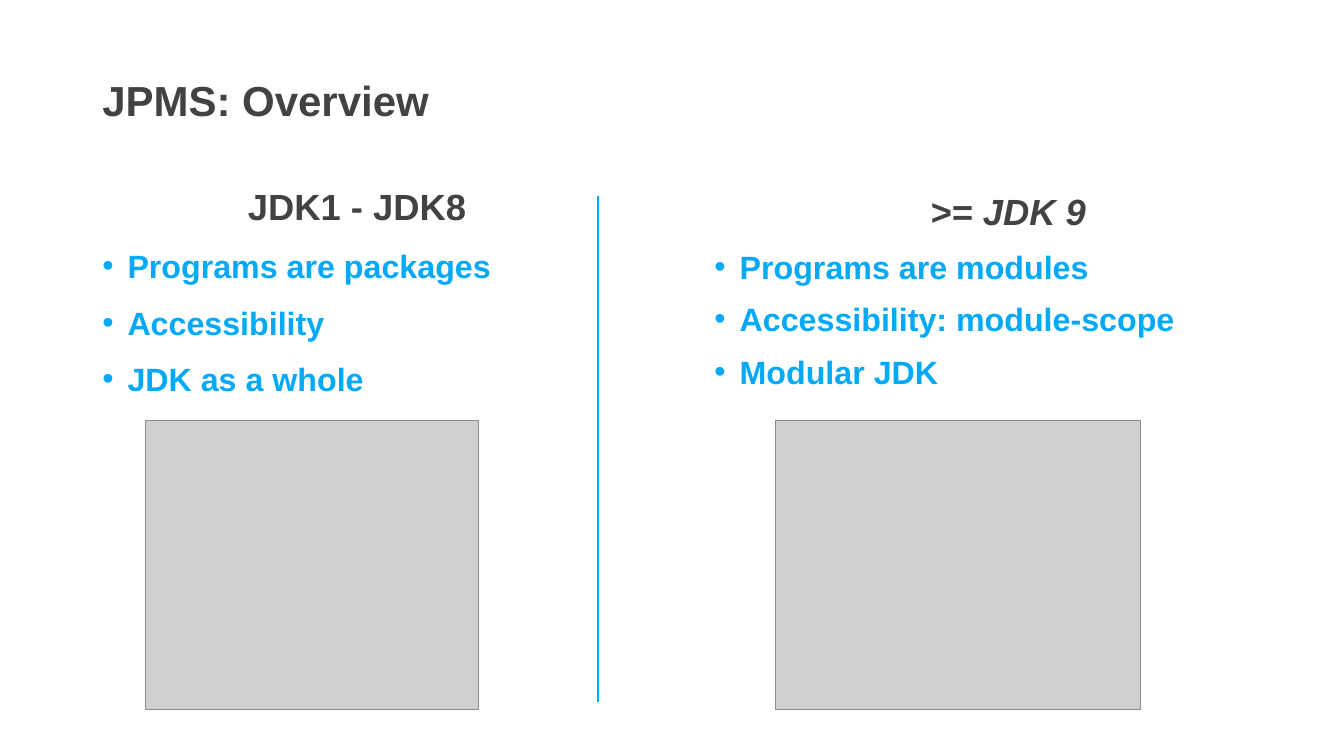
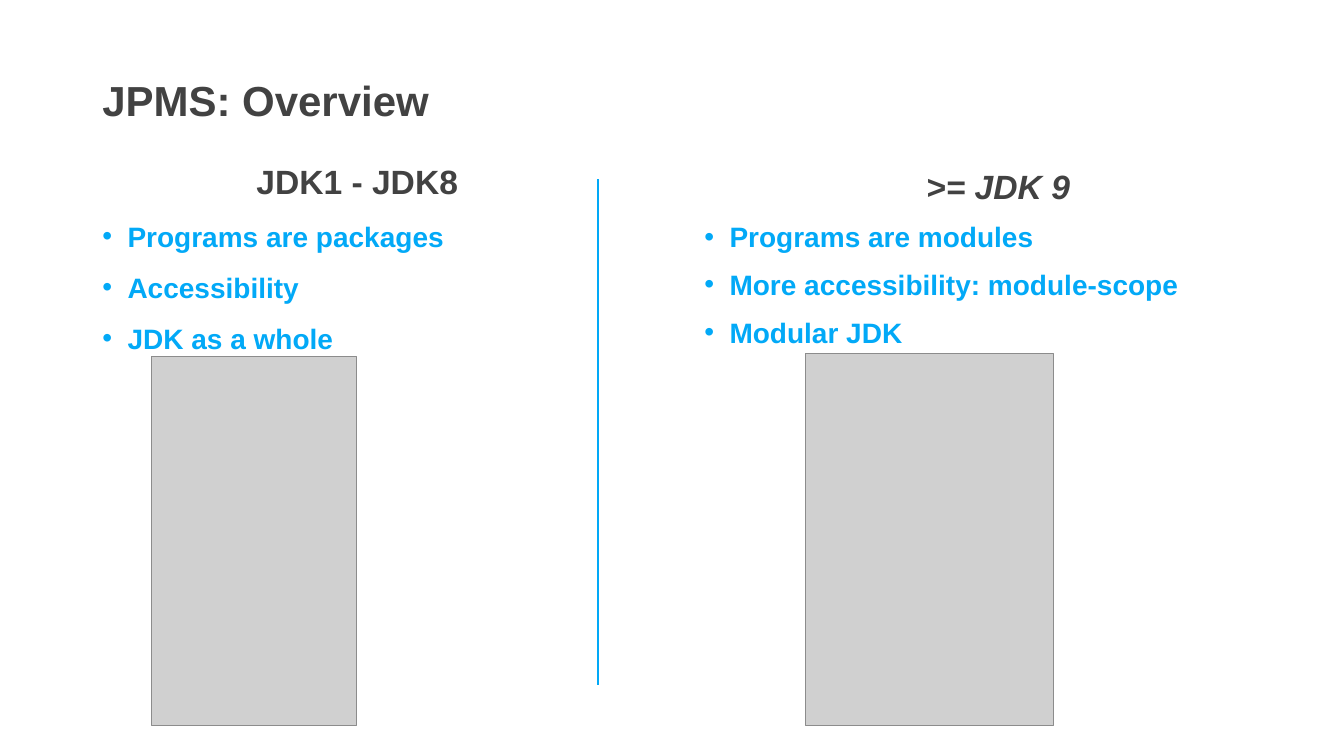
Before and after one commit to DevDay2019-AxonActive/DevDay2019---Advanced-Java, a slide deck: slide 2 of presentations/JPMS.pptx. Drawn at 1344x756 pixels with LibreOffice and Linux fonts; fonts in the diff are those of the drawing; grey boxes stand for pictures; background and template pictures are left out. Boxes give left, top, right and bottom in pixels: in the first picture for what was removed or moved away, otherwise in the second. Text is boxed around its words. In the diff, an @@ line names an element or a change of style, - is before the commit and + after.

Commit message:
Update slide

```diff
--- a/presentations/JPMS.pptx
+++ b/presentations/JPMS.pptx
@@ text "JDK1 - JDK8": place and size @@
-text "JDK1 - JDK8" at [128,194,491,392]
+text "JDK1 - JDK8" at [128,170,458,350]
@@ text "JDK1 - JDK8" at [128,170,458,350]: size 26 to 24 pt in "JDK1 - JDK8"; size 23 to 20 pt in "Programs are packages", "Accessibility", "JDK as a whole" @@
@@ line moved from (598, 196) - (598, 702) to (598, 179) - (598, 685) @@
@@ text ">= JDK 9": place and size @@
-text ">= JDK 9" at [740,199,1174,385]
+text ">= JDK 9" at [730,175,1178,344]
@@ text at [730,175,1070,344]: size 26 to 24 pt in ">= JDK 9"; size 23 to 20 pt in "Programs are modules", "Modular JDK" @@
@@ text at [730,274,1178,300]: text changed; size 23 to 20 pt @@
-• Accessibility: module-scope
+• More accessibility: module-scope
@@ picture: place and size @@
-picture at [145,420,479,710]
+picture at [152,356,357,725]
@@ picture: place and size @@
-picture at [775,420,1140,710]
+picture at [806,354,1054,726]
```
Also in this commit, not shown: 2 other slides changed, 3 slides added.
